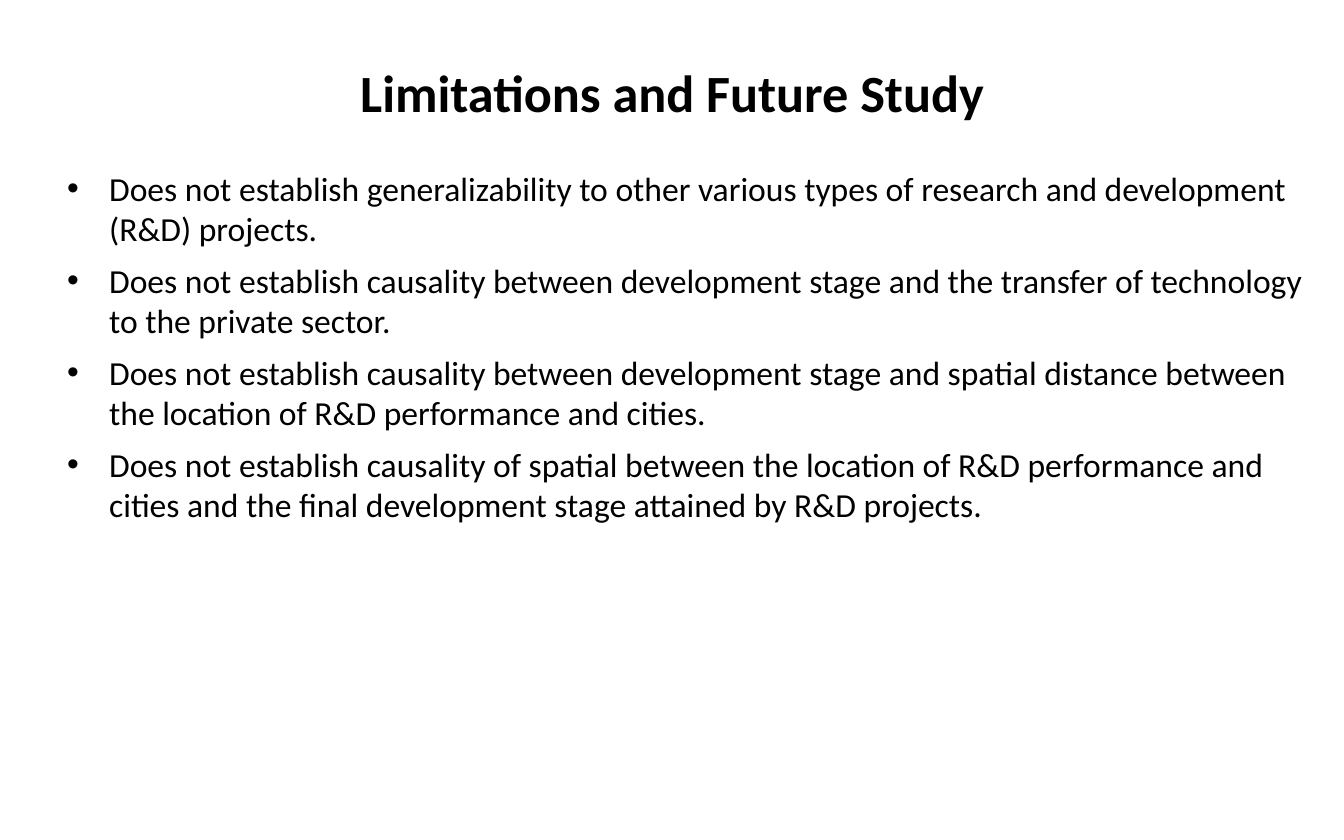
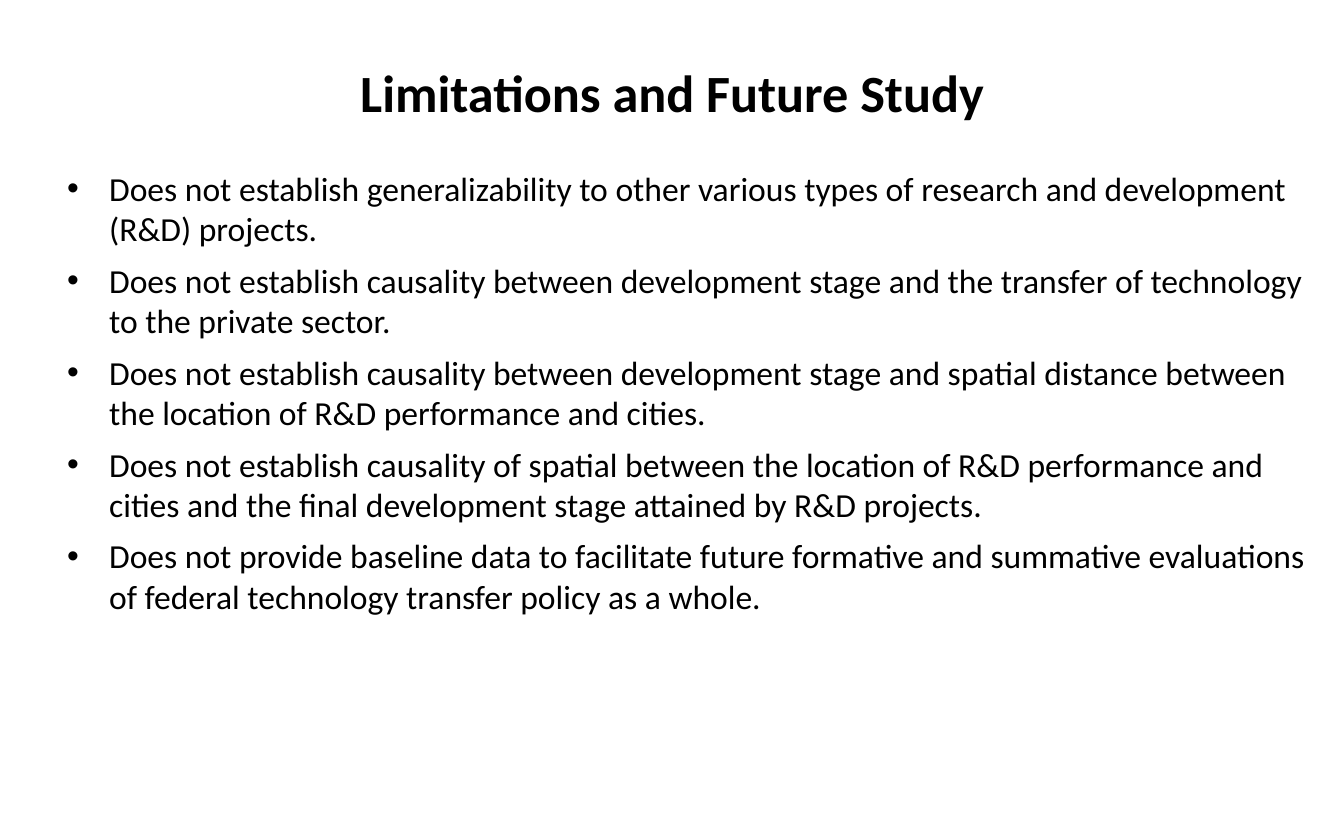
Before and after one commit to SLU-Courses-Townes/SOC5600, a slide deck: slide 44 of FinalProject/Presentation/Townes_SOC5600_FinalProject_Presentation.pptx (slide 42 before the commit). Drawn at 1344x840 pixels with LibreOffice and Linux fonts; fonts in the diff are those of the drawing. Boxes give left, top, right and bottom in pixels: in the first picture for what was removed or moved away, otherwise in the second. Text is boxed around its words. In the diff, an @@ line names an element or a change of style, - is before the commit and + after.

```diff
--- a/FinalProject/Presentation/Townes_SOC5600_FinalProject_Presentation.pptx
+++ b/FinalProject/Presentation/Townes_SOC5600_FinalProject_Presentation.pptx
@@ text at [109,544,1305,615]: paragraph added @@
+• Does not provide baseline data to facilitate future formative and summative evaluations of federal technology transfer policy as a whole.
```
Also in this commit, not shown: 6 other slides changed, 1 slide added.
